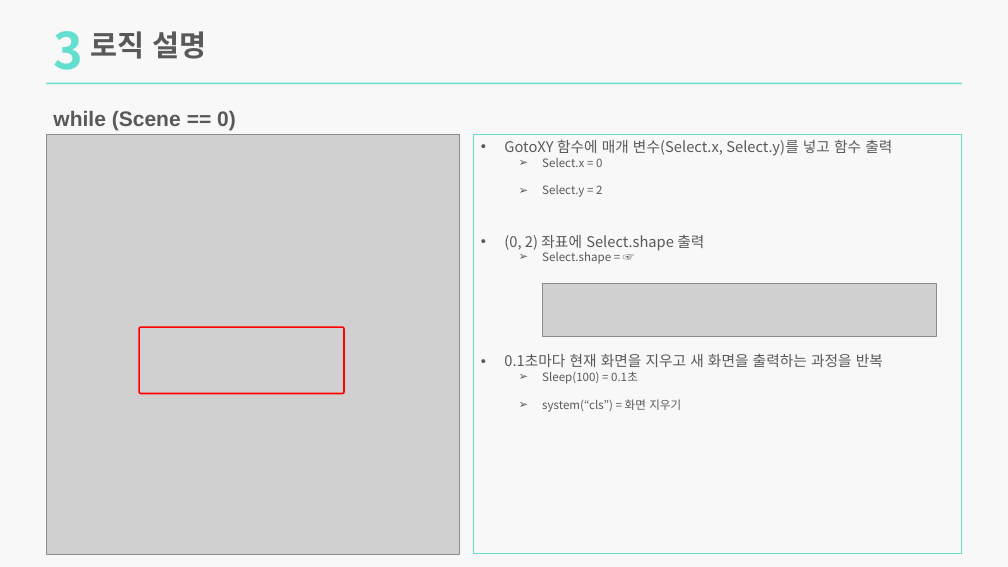
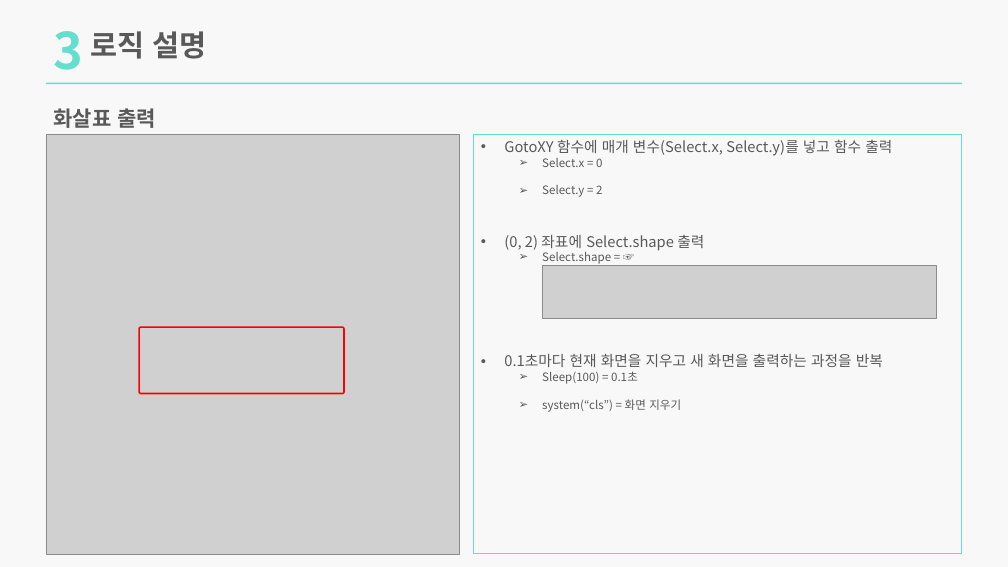
Before and after one commit to lim7635/MatchCard, a slide deck: slide 14 of MatchCard.pptx. Drawn at 1008x567 pixels with LibreOffice and Linux fonts; fonts in the diff are those of the drawing; grey boxes stand for pictures. Boxes give left, top, right and bottom in pixels: in the first picture for what was removed or moved away, otherwise in the second. Text is boxed around its words. In the diff, an @@ line names an element or a change of style, - is before the commit and + after.

```diff
--- a/MatchCard.pptx
+++ b/MatchCard.pptx
@@ text at box(53, 108, 156, 128): text changed @@
-while (Scene == 0)
+화살표 출력
@@ picture: place and size @@
-picture at box(543, 284, 937, 337)
+picture at box(543, 266, 937, 319)
```
Also in this commit, not shown: 9 other slides changed, 8 other files.
